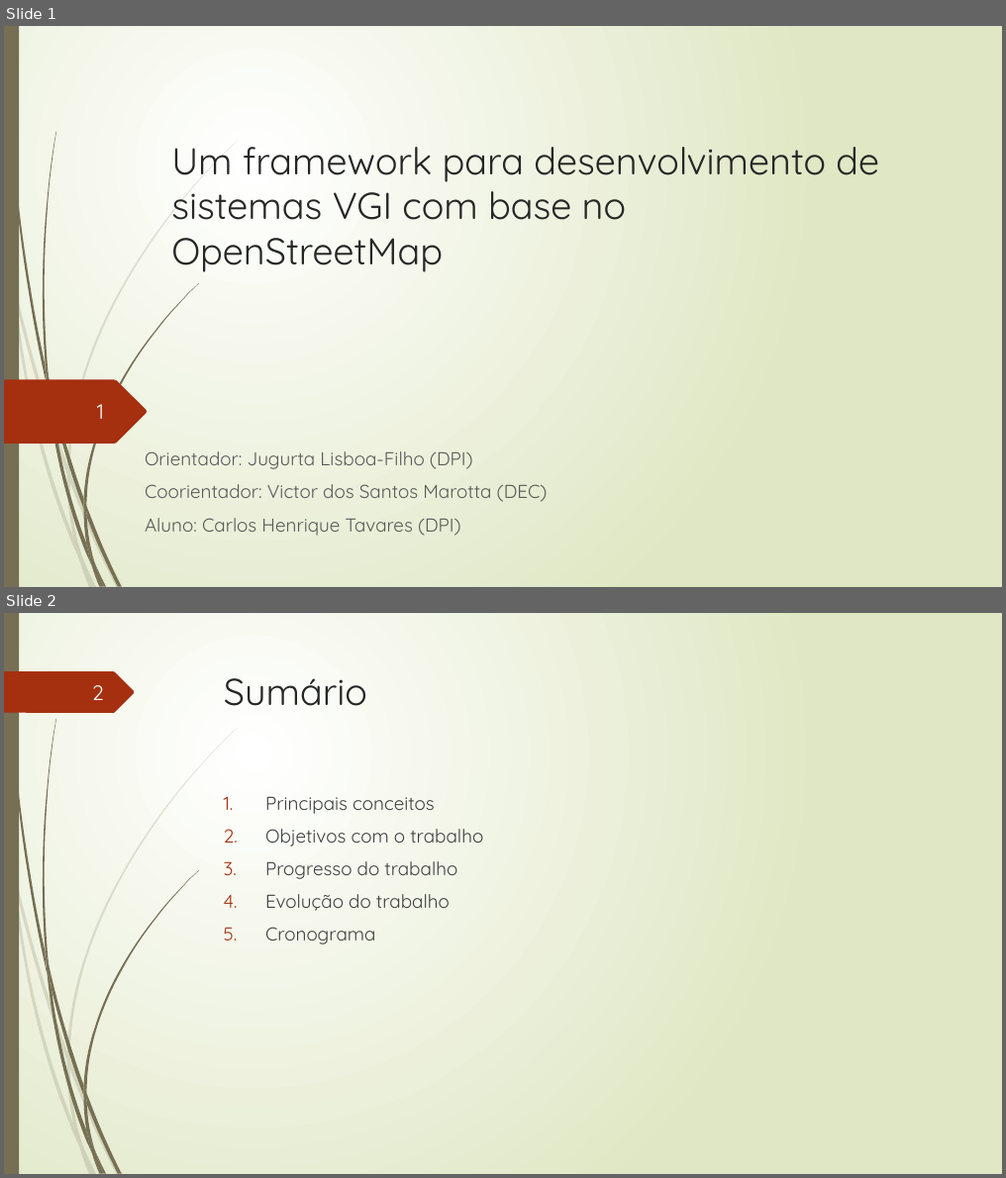
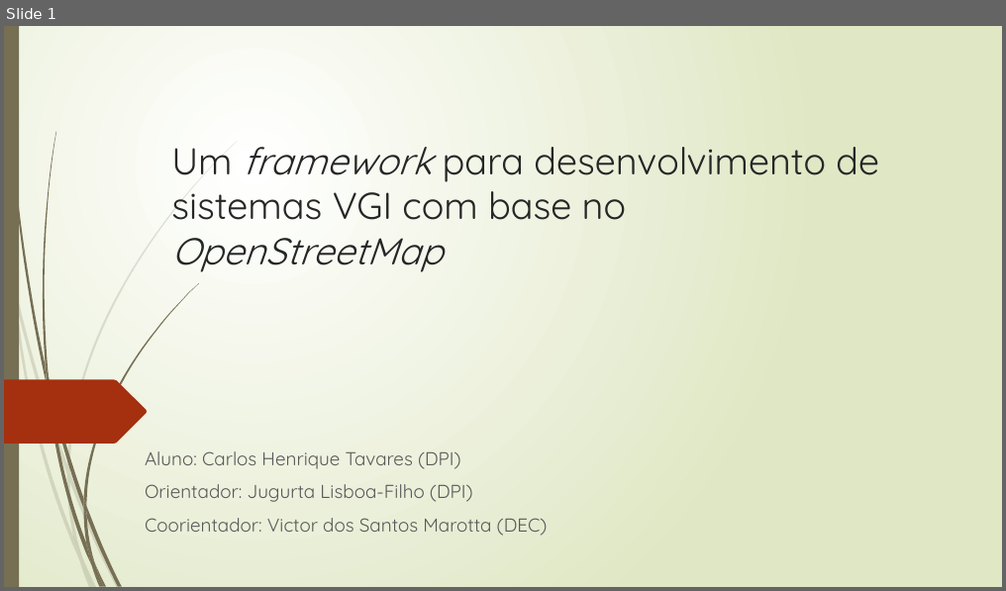
Before and after one commit to TavaresCarlos/TCC, a slide deck: apresentação-do-sistema/apresentação-02.pptx. Shown one above the other, each under a label of ours: slides 1 and 2 before the commit, slide 1 after it. The pictures are 1006x1178 and 1006x591 pixels, drawn with LibreOffice and Linux fonts; fonts in the diff are those of the drawing. Boxes give left, top, right and bottom in pixels: in the first picture for what was removed or moved away, otherwise in the second. Text is boxed around its words. In the diff, an @@ line names an element or a change of style, - is before the commit and + after.

```diff
--- a/apresentação-do-sistema/apresentação-02.pptx
+++ b/apresentação-do-sistema/apresentação-02.pptx
@@ slide 2 removed at (4, 613, 1002, 1174), background gradient #FFFFFF to #DFE8C4; not listed: 23 template elements that a slide beside it also shows @@
@@ freeform shape removed at (4, 671, 135, 713) @@
@@ page number removed at (92, 685, 104, 700) @@
-2
@@ title removed at (224, 678, 367, 706) @@
-Sumário
@@ text removed at (265, 796, 483, 945) @@
-1. Principais conceitos
-2. Objetivos com o trabalho
-3. Progresso do trabalho
-4. Evolução do trabalho
-5. Cronograma
@@ slide 1 changed as well @@
@@ title "Um framework para desenvolvimento de ..." at (171, 147, 879, 273): italic on in "framework OpenStreetMap" @@
@@ page number removed at (97, 404, 104, 419) @@
-1
@@ subtitle at (145, 452, 461, 470): paragraph added @@
+Aluno: Carlos Henrique Tavares (DPI)
@@ subtitle at (145, 518, 461, 536): paragraph removed @@
-Aluno: Carlos Henrique Tavares (DPI)
```
Also in this commit, not shown: 5 other slides changed, 7 slides added, 2 other slides removed, 10 other files.
